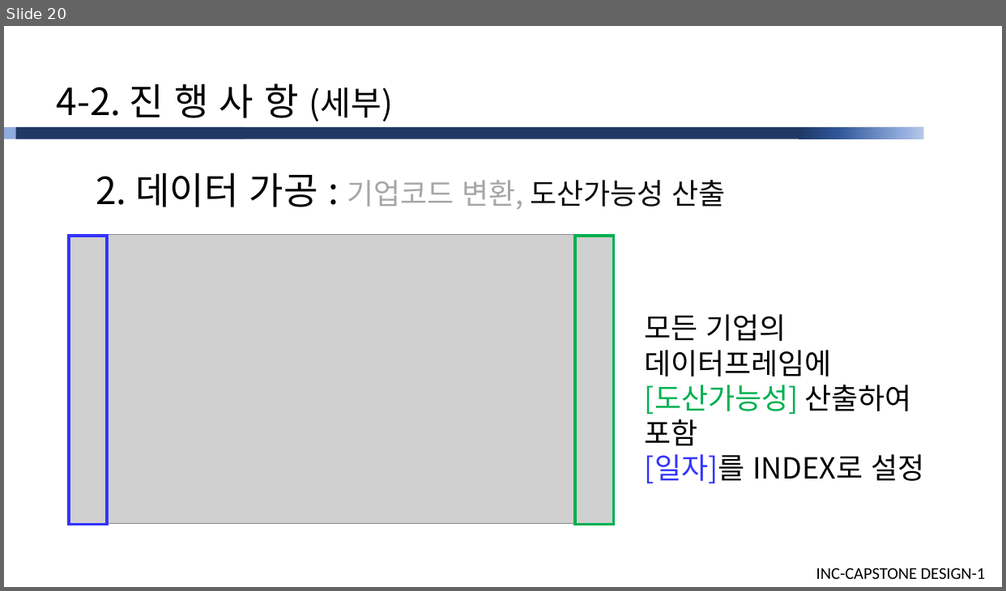
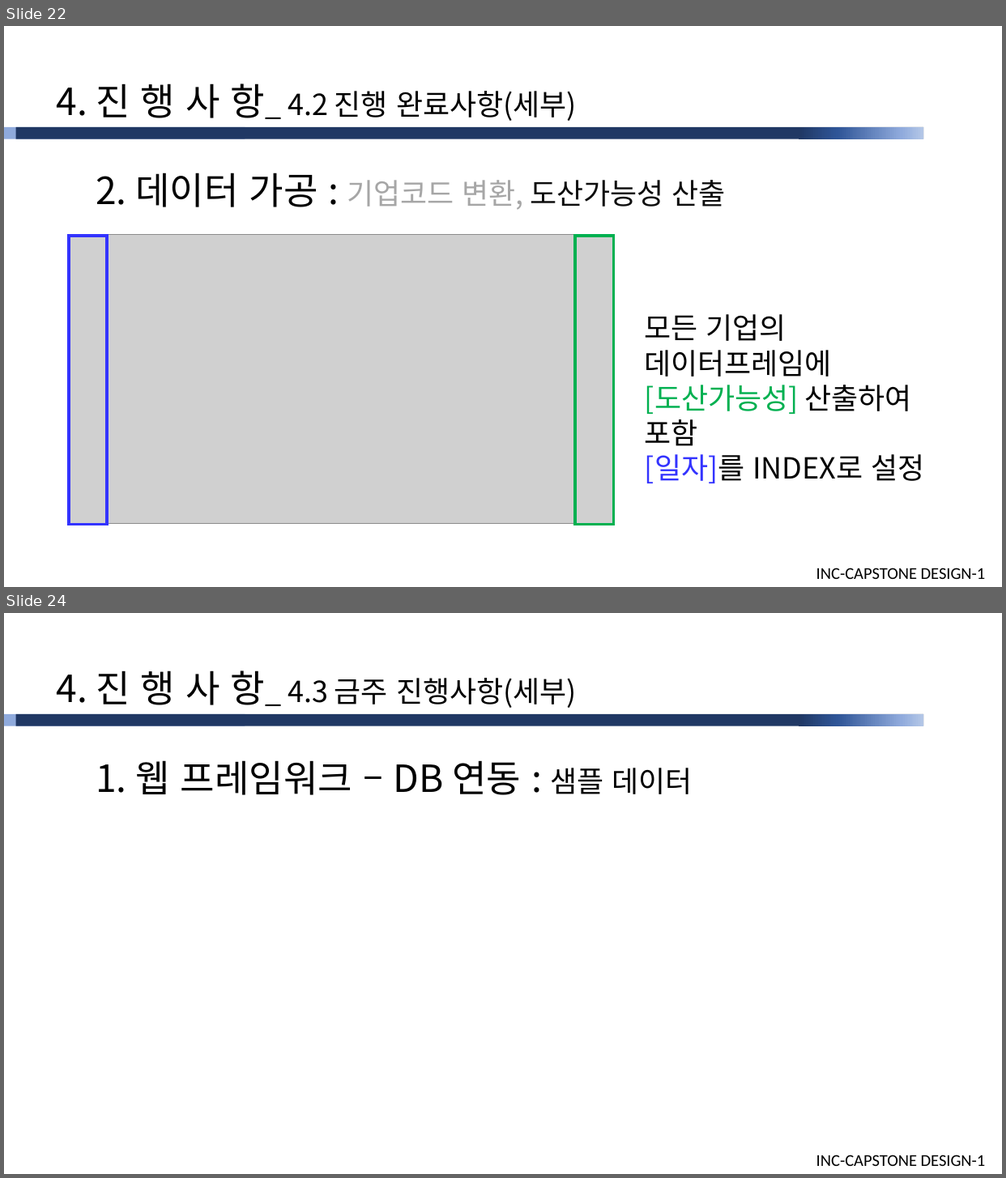
Before and after one commit to cutiecrab/CAR, a slide deck: 주차별 상세/10주/[피드백미반영]산학캡스톤디자인1_발표자료(10주).pptx. Shown one above the other, each under a label of ours: slide 20 before the commit, slides 22 and 24 after it; the slides between them are not shown. The pictures are 1006x591 and 1006x1178 pixels, drawn with LibreOffice and Linux fonts; fonts in the diff are those of the drawing; grey boxes stand for pictures. Boxes give left, top, right and bottom in pixels: in the first picture for what was removed or moved away, otherwise in the second. Text is boxed around its words. In the diff, an @@ line names an element or a change of style, - is before the commit and + after.

```diff
--- a/주차별 상세/10주/[피드백미반영]산학캡스톤디자인1_발표자료(10주).pptx
+++ b/주차별 상세/10주/[피드백미반영]산학캡스톤디자인1_발표자료(10주).pptx
@@ slide 24 added at (x1=4, y1=613, x2=1002, y2=1174), background #FFFFFF; not listed: 4 template elements that a slide beside it also shows @@
@@ text added at (x1=56, y1=671, x2=576, y2=708), 28 pt, text #000000 @@
+4. 진 행 사 항_ 4.3 금주 진행사항(세부)
@@ text added at (x1=96, y1=760, x2=692, y2=795), 36 pt, text #000000 @@
+1. 웹 프레임워크 – DB 연동 : 샘플 데이터
@@ what was slide 20 is now slide 22 @@
@@ slide 22 changed as well @@
@@ text at (x1=56, y1=84, x2=576, y2=121): text changed; size 36 to 28 pt @@
-4-2. 진 행 사 항 (세부)
+4. 진 행 사 항_ 4.2 진행 완료사항(세부)
```
Also in this commit, not shown: 20 other slides changed, 6 other slides added, 3 slides removed.
